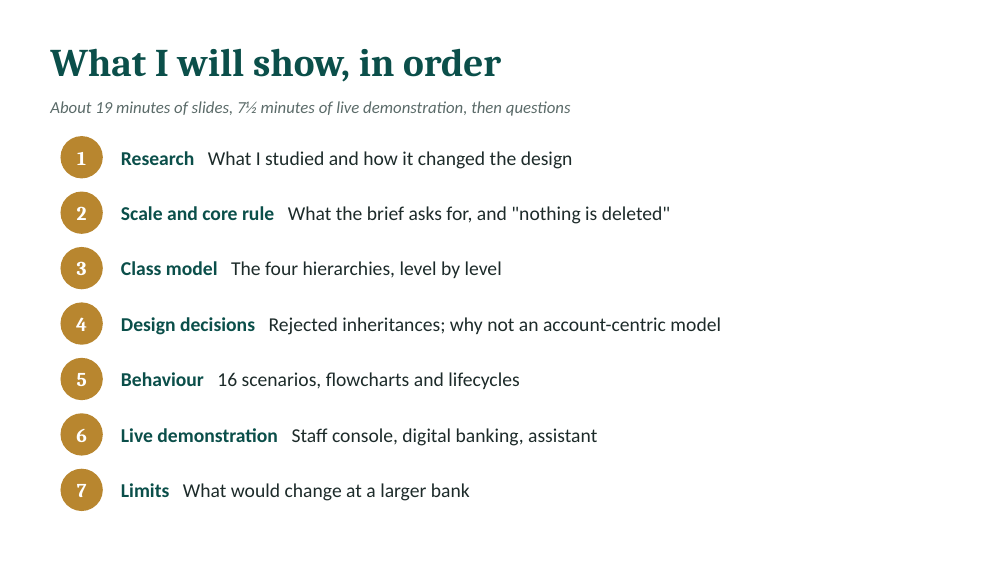
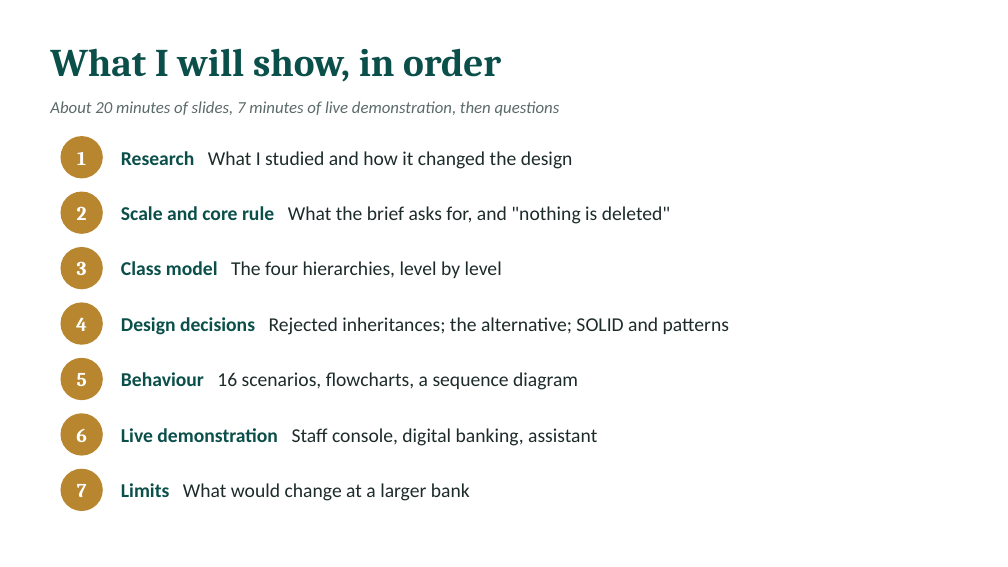
Before and after one commit to l255668-hash/commercial-banking, a slide deck: slide 2 of docs/Viva_Presentation.pptx. Drawn at 1008x567 pixels with LibreOffice and Linux fonts; fonts in the diff are those of the drawing. Boxes give left, top, right and bottom in pixels: in the first picture for what was removed or moved away, otherwise in the second. Text is boxed around its words. In the diff, an @@ line names an element or a change of style, - is before the commit and + after.

```diff
--- a/docs/Viva_Presentation.pptx
+++ b/docs/Viva_Presentation.pptx
@@ text at [50,101,560,116]: text changed @@
-About 19 minutes of slides, 7½ minutes of live demonstration, then questions
+About 20 minutes of slides, 7 minutes of live demonstration, then questions
@@ text at [121,317,729,335]: text changed @@
-Design decisions Rejected inheritances; why not an account-centric model
+Design decisions Rejected inheritances; the alternative; SOLID and patterns
@@ text at [121,372,578,390]: text changed @@
-Behaviour 16 scenarios, flowcharts and lifecycles
+Behaviour 16 scenarios, flowcharts, a sequence diagram
```
Also in this commit, not shown: 2 other slides changed, 2 slides added, 28 other files.
